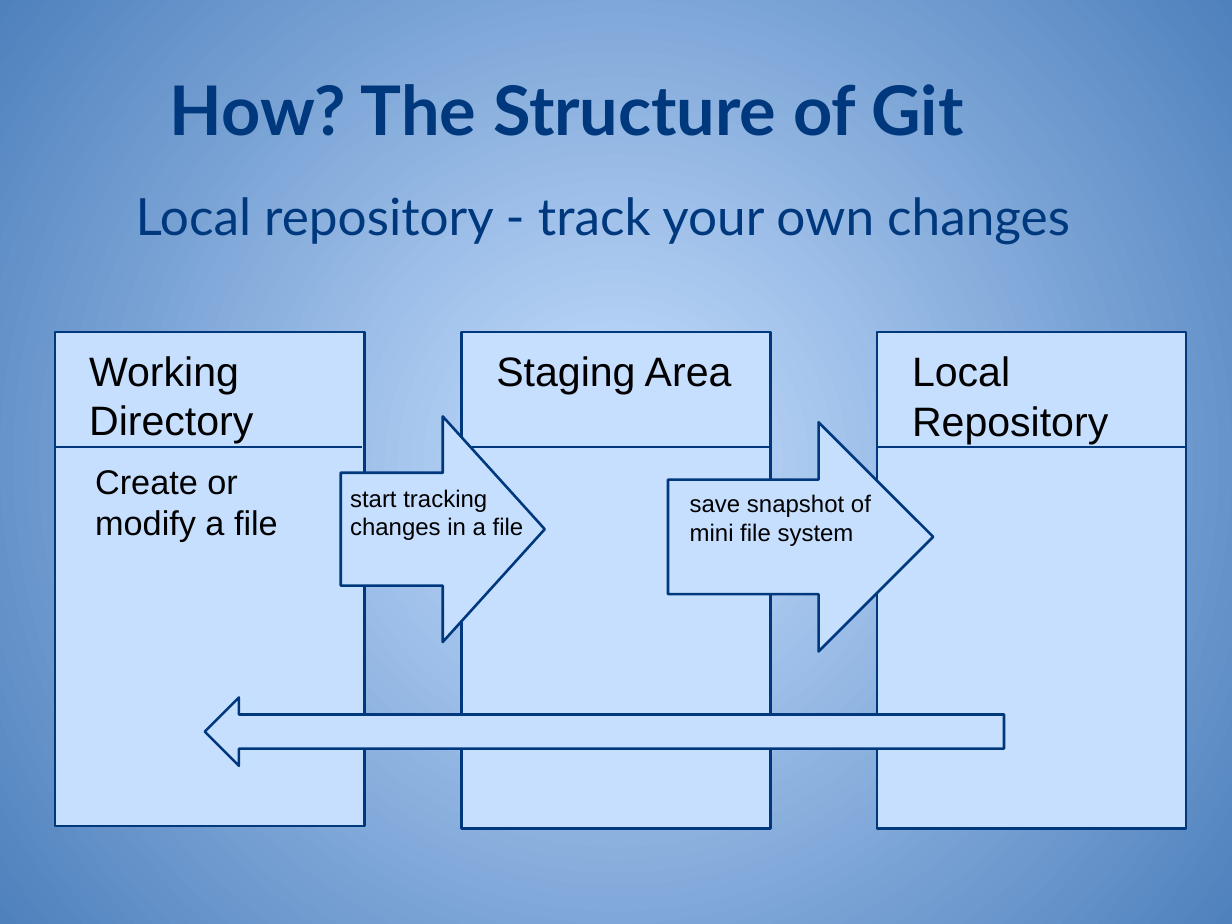
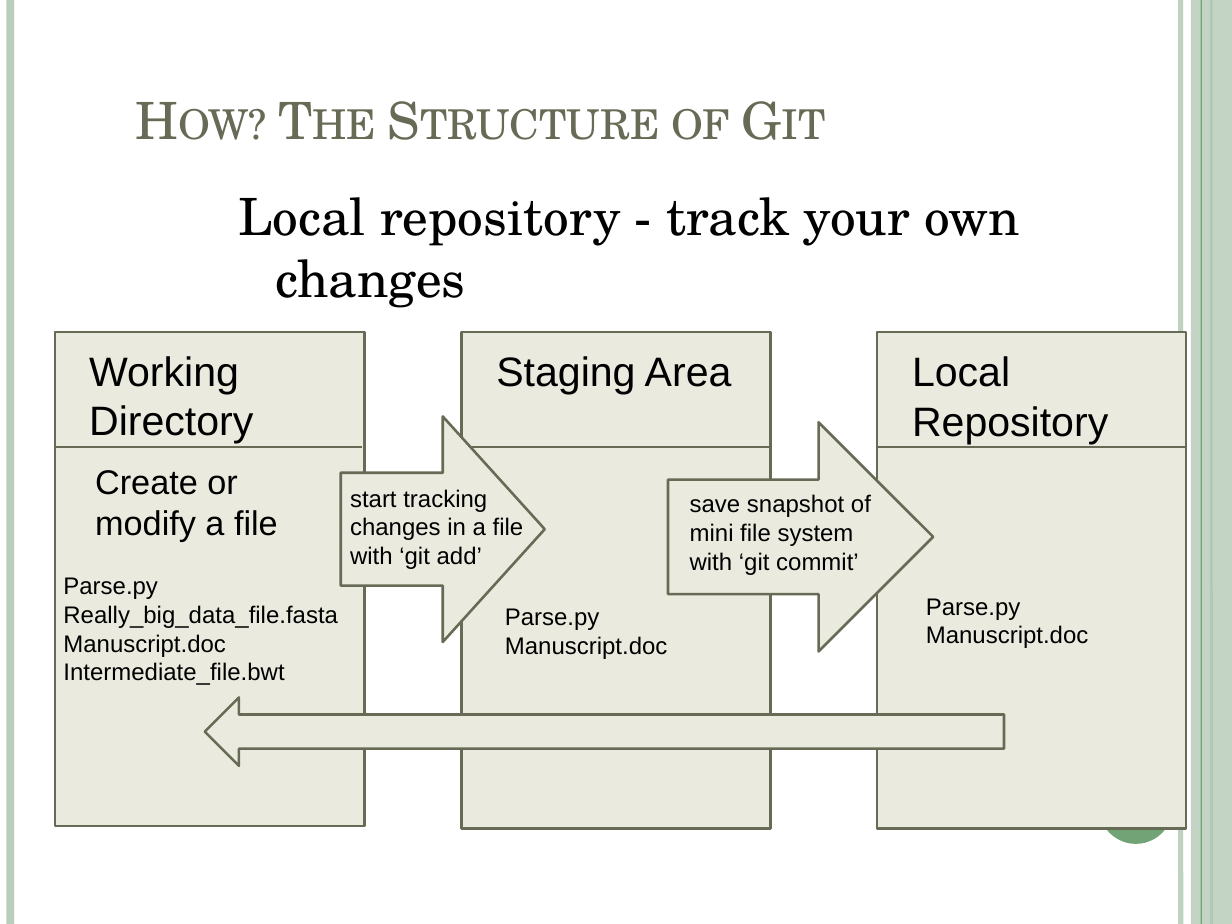
Before and after one commit to swcarpentry/DEPRECATED-boot-camps, a slide deck: slide 4 of 06-version-control-local/git_local.pptx. Drawn at 1232x924 pixels with LibreOffice and Linux fonts; fonts in the diff are those of the drawing. Boxes give left, top, right and bottom in pixels: in the first picture for what was removed or moved away, otherwise in the second. Text is boxed around its words. In the diff, an @@ line names an element or a change of style, - is before the commit and + after.

```diff
--- a/06-version-control-local/git_local.pptx
+++ b/06-version-control-local/git_local.pptx
@@ background gradient #C6DFFF to #4F81BD to #FFFFFF @@
@@ line added from (10, 0) to (10, 924), #BCCEBD 4.5 pt @@
@@ title "How? The Structure of Git" at box(671, 108, 730, 140): size 40 to 30 pt, font Lato to TeX Gyre Schola, text colour #00387E to #676A55, bold off, small capitals on; indent changed @@
@@ line added from (1180, 0) to (1180, 924), #BCCEBD 3 pt @@
@@ rectangle added at box(1191, 0, 1232, 924), fill #BCCEBD at 87% opacity @@
@@ line added from (1201, 0) to (1201, 924), #72A376 0.75 pt @@
@@ line added from (1211, 0) to (1211, 924), #72A376 1.5 pt @@
@@ text "Local repository - track your ...": place and size @@
-text "Local repository - track your ..." at box(136, 197, 1070, 245)
+text "Local repository - track your ..." at box(239, 197, 1020, 308)
@@ text "Local repository - track your ..." at box(239, 197, 1020, 308): font Lato to TeX Gyre Schola, text colour #00387E to #000000; indent changed; more space between paragraphs @@
@@ line (55, 447) - (362, 447): stroke #00387E 1.5 pt to #676A55 1.5 pt @@
@@ line (462, 447) - (770, 447): stroke #00387E 1.5 pt to #676A55 1.5 pt @@
@@ line (878, 447) - (1185, 447): stroke #00387E 1.5 pt to #676A55 1.5 pt @@
@@ text at box(690, 494, 871, 575): text changed @@
-save snapshot of mini file system
+save snapshot of mini file system with ‘git commit’
@@ text at box(350, 546, 482, 569): paragraph added @@
+with ‘git add’
@@ text added at box(63, 577, 338, 685), 14 pt, text #000000 @@
+Parse.py
+Really_big_data_file.fasta
+Manuscript.doc
+Intermediate_file.bwt
@@ text added at box(926, 598, 1089, 648), 14 pt, text #000000 @@
+Parse.py
+Manuscript.doc
@@ text added at box(505, 608, 668, 659), 14 pt, text #000000 @@
+Parse.py
+Manuscript.doc
@@ fill #C6DFFF to #EAEBDE; outline #00387E 1.5 pt to #676A55 1.5 pt in 6 elements at box(462, 333, 771, 829), box(55, 333, 365, 827), box(877, 333, 1186, 829), box(341, 416, 546, 642), box(668, 423, 933, 652), box(205, 697, 1004, 766) @@
@@ ellipse added at box(1099, 770, 1173, 844), fill #72A376 @@
```
Also in this commit, not shown: 11 other slides changed, 10 slides added, 18 slides removed, 1 other file.
